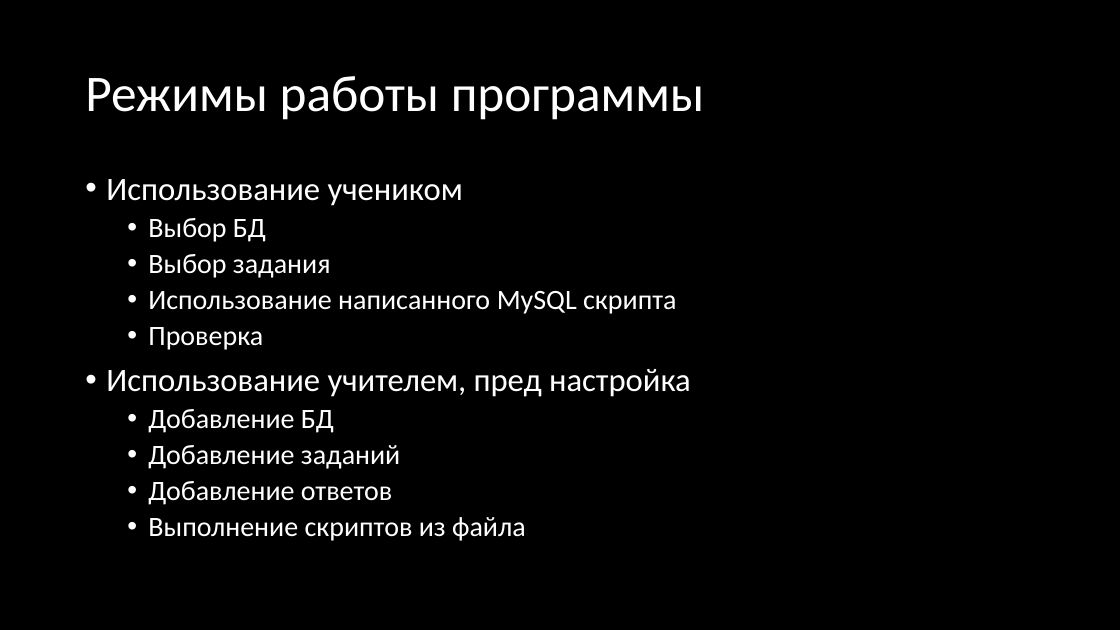
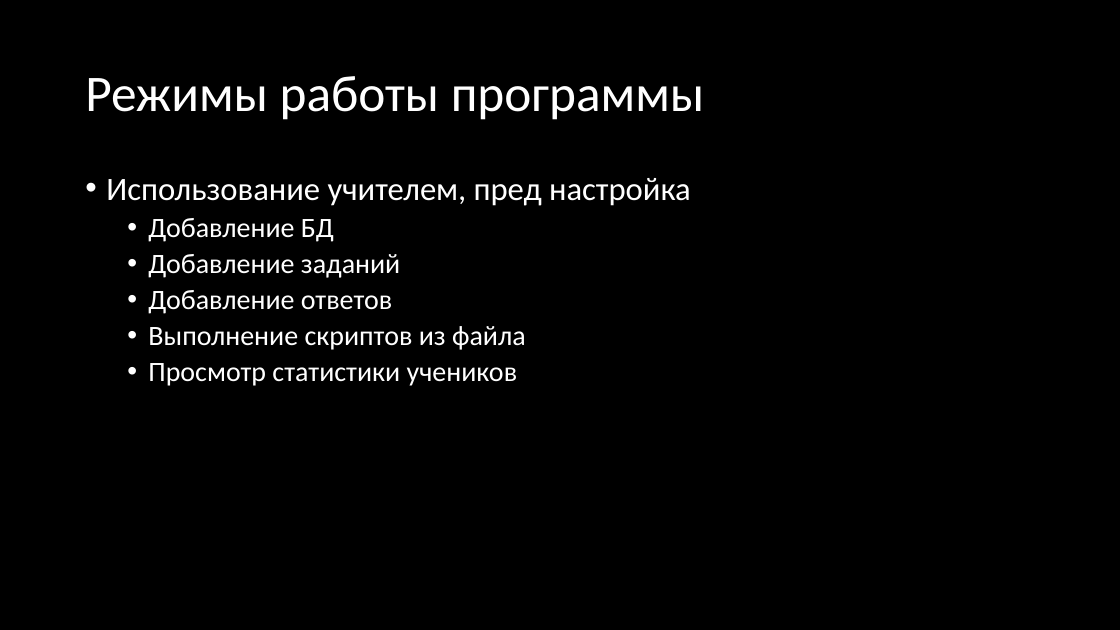
Before and after one commit to Zhur06/SQL_Teacher, a slide deck: slide 7 of Презентация.pptx (slide 6 before the commit). Drawn at 1120x630 pixels with LibreOffice and Linux fonts; fonts in the diff are those of the drawing. Boxes give left, top, right and bottom in pixels: in the first picture for what was removed or moved away, otherwise in the second. Text is boxed around its words. In the diff, an @@ line names an element or a change of style, - is before the commit and + after.

```diff
--- a/Презентация.pptx
+++ b/Презентация.pptx
@@ text at box(106, 179, 676, 350): paragraphs removed @@
-• Использование учеником
-  • Выбор БД
-  • Выбор задания
-  • Использование написанного MySQL скрипта
-  • Проверка
@@ text at box(148, 363, 518, 386): paragraph added @@
+  • Просмотр статистики учеников
```
Also in this commit, not shown: 3 other slides changed, 2 slides added, 22 other files.
